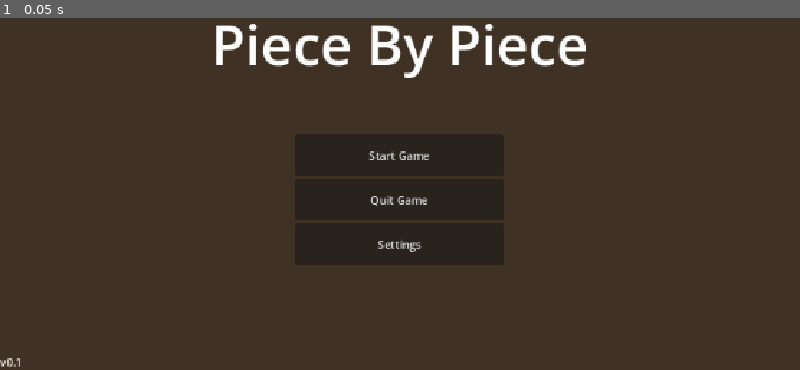
Above: before the commit, frame 1.
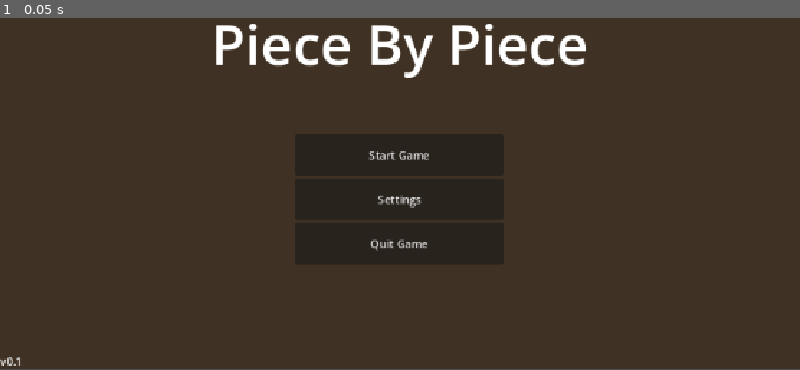
Above: after the commit, the same moment.

Repository: zsansone54/museum-game
Game: Godot game, scene res://MainMenu.tscn
Same seed, same stepped clock (60 frames per second), same inputs: the game is played once before the commit and once after it.
Inputs:
- Up to frame 1 (0.05 s): no input

The runs differ from the first frame. In frame 1, 1.0% of the frame differs, in the area x 0-100%, y 1-100%.

Commit message:
Update MainMenu.tscn

Diff:
--- a/game/MainMenu.tscn
+++ b/game/MainMenu.tscn
@@ -9,6 +9,7 @@
 anchor_bottom = 1.0
 grow_horizontal = 2
 grow_vertical = 2
+scale = Vector2(1, 0.99796754)
 script = ExtResource("1_i26rj")
 
 [node name="ColorRect" type="ColorRect" parent="." unique_id=1148142553]
@@ -70,12 +71,12 @@
 layout_mode = 2
 text = "Start Game"
 
+[node name="SettingsButton" type="Button" parent="CenterContainer/MenuBox/TitleLabel/ButtonCenter/VBoxContainer" unique_id=486316680]
+custom_minimum_size = Vector2(300, 60)
+layout_mode = 2
+text = "Settings"
+
 [node name="QuitButton" type="Button" parent="CenterContainer/MenuBox/TitleLabel/ButtonCenter/VBoxContainer" unique_id=1879518218]
 custom_minimum_size = Vector2(300, 60)
 layout_mode = 2
 text = "Quit Game"
-
-[node name="SettingsButton" type="Button" parent="CenterContainer/MenuBox/TitleLabel/ButtonCenter/VBoxContainer" unique_id=486316680]
-custom_minimum_size = Vector2(300, 60)
-layout_mode = 2
-text = "Settings"
